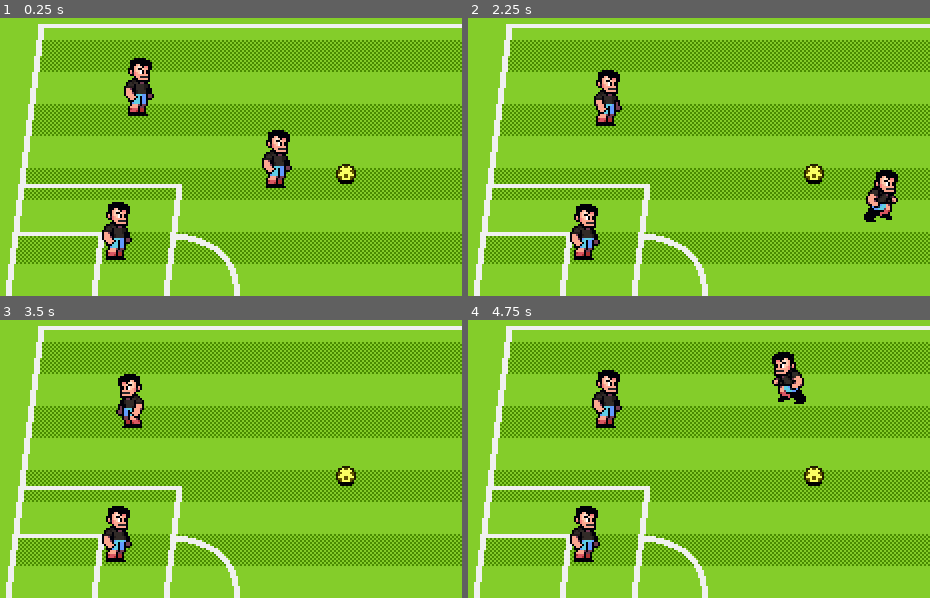
Above: before the commit, frames 1-4 (two rows, left to right).
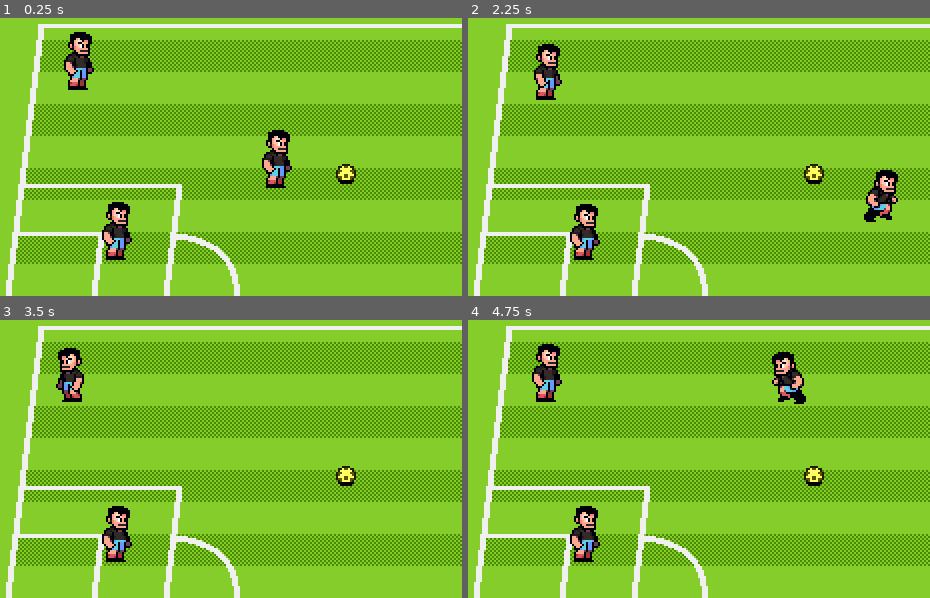
Above: after the commit, the same moments.

Repository: Weird726/soccer-course
Game: Godot game, scene res://scenes/world.tscn
Same seed, same stepped clock (60 frames per second), same inputs: the game is played once before the commit and once after it.
Inputs:
- Up to frame 1 (0.25 s): no input
- Up to frame 2 (2.25 s): hold D (p1_right) 0.53-1.28 s; tap J (p1_pass) at 0.6 s; hold S (p1_down) 1.28-2.03 s; tap K (p1_shoot) at 1.35 s; hold D (p1_right) from 2.03 s (still down); tap Down (p2_down) at 2.1 s
- Up to frame 3 (3.5 s): release D (p1_right) at 2.78 s; hold W (p1_up) from 2.78 s (still down); tap Left (p2_left) at 2.85 s
- Up to frame 4 (4.75 s): release W (p1_up) at 3.53 s; hold A (p1_left) from 3.53 s (still down); tap Keypad 1 (p2_pass) at 3.6 s; tap Right (p2_right) at 4.35 s

The runs differ from the first frame. In frame 1, 2.0% of the frame differs, in the area x 13-34%, y 5-36%; in frame 2, 1.8%; in frame 3, 1.8%; in frame 4, 2.0%.

Commit message:
added carried state with oscillation

Diff:
--- a/scenes/ball/ball.gd
+++ b/scenes/ball/ball.gd
@@ -4,8 +4,8 @@
 #为状态定义一个枚举 “携带状态”，“自由状态”，“发射状态”
 enum State {CARRIED, FREEFORM, SHOT}
 
+@onready var animation_player: AnimationPlayer = %AnimationPlayer
 @onready var player_dectection_area: Area2D = %PlayerDectectionArea
-
 #类型为玩家的携带者属性
 var carrier : Player = null
 #定义一个当前的状态，初始值为空
@@ -29,7 +29,7 @@
 	#然后创建一个新的状态
 	current_state = state_factory.get_fresh_state(state)
 	#设置运行方法（尽在此处传递这个方法）
-	current_state.setup(self, player_dectection_area, carrier)
+	current_state.setup(self, player_dectection_area, carrier, animation_player)
 	#连接到状态转换请求,连接到刚创建的状态切换方法
 	current_state.state_transition_requested.connect(switch_state.bind())
 	#最后为其命名，方便进行调试 球状态机
--- a/scenes/ball/ball.tscn
+++ b/scenes/ball/ball.tscn
@@ -7,10 +7,8 @@
 [sub_resource type="CircleShape2D" id="CircleShape2D_oqv3d"]
 radius = 5.0
 
-[sub_resource type="Animation" id="Animation_oqv3d"]
-resource_name = "idle"
-length = 0.14
-step = 0.1
+[sub_resource type="Animation" id="Animation_nv6q1"]
+length = 0.001
 tracks/0/type = "value"
 tracks/0/imported = false
 tracks/0/enabled = true
@@ -24,8 +22,10 @@
 "values": [0]
 }
 
-[sub_resource type="Animation" id="Animation_nv6q1"]
-length = 0.001
+[sub_resource type="Animation" id="Animation_oqv3d"]
+resource_name = "idle"
+length = 0.14
+step = 0.1
 tracks/0/type = "value"
 tracks/0/imported = false
 tracks/0/enabled = true
@@ -82,6 +82,7 @@
 shape = SubResource("CircleShape2D_oqv3d")
 
 [node name="AnimationPlayer" type="AnimationPlayer" parent="."]
+unique_name_in_owner = true
 libraries = {
 &"": SubResource("AnimationLibrary_xotqv")
 }
--- /dev/null
+++ b/scenes/ball/ball_state_carried.gd
@@ -0,0 +1,41 @@
+class_name BallStateCarried
+extends BallState
+#创建一个为频率的常量
+const DRIBBLE_FREQUENCY := 10.0
+#创建一个为强度的常量
+const DRIBBLE_INTENSITY := 3.0
+#创建一个常量
+const OFFSET_FROM_PLAYER := Vector2(10, 4)
+
+#创建时间类变量
+var dribble_time := 0.0
+
+#创建一个方法用来确认是否有一个携带者
+func _enter_tree() -> void:
+	#检查携带者是否为空
+	assert(carrier != null)
+
+#设置球的位置方法
+func _process(delta: float) -> void:
+	#新变量
+	var vx := 0.0
+	#加到时间上
+	dribble_time += delta
+	#判断角色的速度是否为0从而转换动画状态
+	if carrier.velocity != Vector2.ZERO:
+		#如果VX的x值不为0，就执行这个操作
+		if carrier.velocity.x != 0:
+			#余弦函数,用于模拟球在脚步运动的假动画
+			vx = cos(dribble_time * DRIBBLE_FREQUENCY) * DRIBBLE_INTENSITY
+		if carrier.heading.x >= 0:
+			animation_player.play("roll")
+			#强制以0秒的时间前进
+			animation_player.advance(0)
+		else:
+			animation_player.play_backwards("roll")
+			#强制以0秒的时间前进
+			animation_player.advance(0)
+	else:
+		animation_player.play("idle")
+	#设置为携带者的位置,增加一个偏移量
+	ball.position = carrier.position + Vector2(vx + carrier.heading.x * OFFSET_FROM_PLAYER.x, OFFSET_FROM_PLAYER.y)
--- a/scenes/ball/ball_states/ball_state.gd
+++ b/scenes/ball/ball_states/ball_state.gd
@@ -6,6 +6,8 @@
 #设置一个信号来转换状态
 signal state_transition_requested(new_state: BallState)
 
+#设置一个动画对象引用
+var animation_player : AnimationPlayer = null
 #设置一个对Ball对象的引用
 var ball : Ball = null
 #类型为玩家的携带者参数
@@ -14,10 +16,12 @@
 var player_detection_area : Area2D = null
 
 #设置一个方法来设置这些状态,添加Area2d后所有的状态逻辑都能访问它
-func setup(context_ball: Ball, context_player_detection_area : Area2D, context_carrier : Player) -> void:
+func setup(context_ball: Ball, context_player_detection_area : Area2D, context_carrier : Player,context_animation_player: AnimationPlayer) -> void:
 	#设置Ball对象
 	ball = context_ball
 	#设置赋值检测区域
 	player_detection_area = context_player_detection_area
 	#传递后赋值
 	carrier = context_carrier
+	#传递动画复制引用对象
+	animation_player = context_animation_player
--- a/scenes/ball/ball_states/ball_state_carried.gd
+++ /dev/null
@@ -1,12 +0,0 @@
-class_name BallStateCarried
-extends BallState
-
-#创建一个方法用来确认是否有一个携带者
-func _enter_tree() -> void:
-	#检查携带者是否为空
-	assert(carrier != null)
-
-#设置球的位置方法
-func _process(_delta: float) -> void:
-	#设置为携带者的位置
-	ball.position = carrier.position
--- a/scenes/characters/player.tscn
+++ b/scenes/characters/player.tscn
@@ -106,7 +106,6 @@
 platform_floor_layers = 2
 platform_wall_layers = 1
 script = ExtResource("1_yewv4")
-control_scheme = null
 speed = 80.0
 
 [node name="PlayerSprite" type="Sprite2D" parent="."]
--- a/scenes/world.tscn
+++ b/scenes/world.tscn
@@ -33,7 +33,7 @@
 control_scheme = 1
 
 [node name="Player2" parent="ActorsContainer" instance=ExtResource("4_k0juu")]
-position = Vector2(119, 90)
+position = Vector2(89, 77)
 control_scheme = 2
 
 [node name="Player3" parent="ActorsContainer" instance=ExtResource("4_k0juu")]
Renamed: scenes/ball/ball_states/ball_state_carried.gd.uid -> scenes/ball/ball_state_carried.gd.uid
Renamed: scenes/ball/ball_state_factory.gd -> scenes/ball/ball_states/ball_state_factory.gd
Renamed: scenes/ball/ball_state_factory.gd.uid -> scenes/ball/ball_states/ball_state_factory.gd.uid
